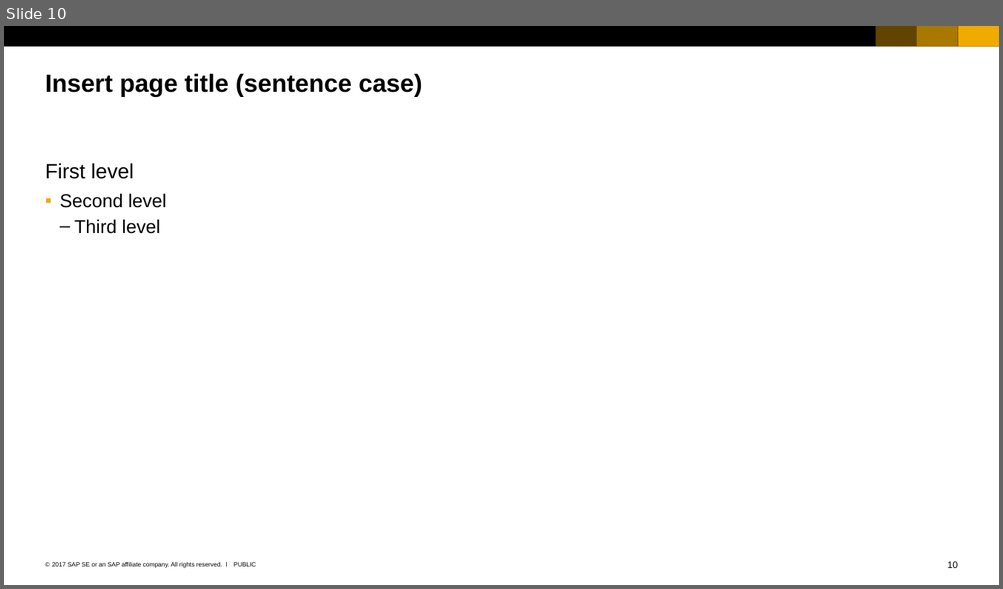
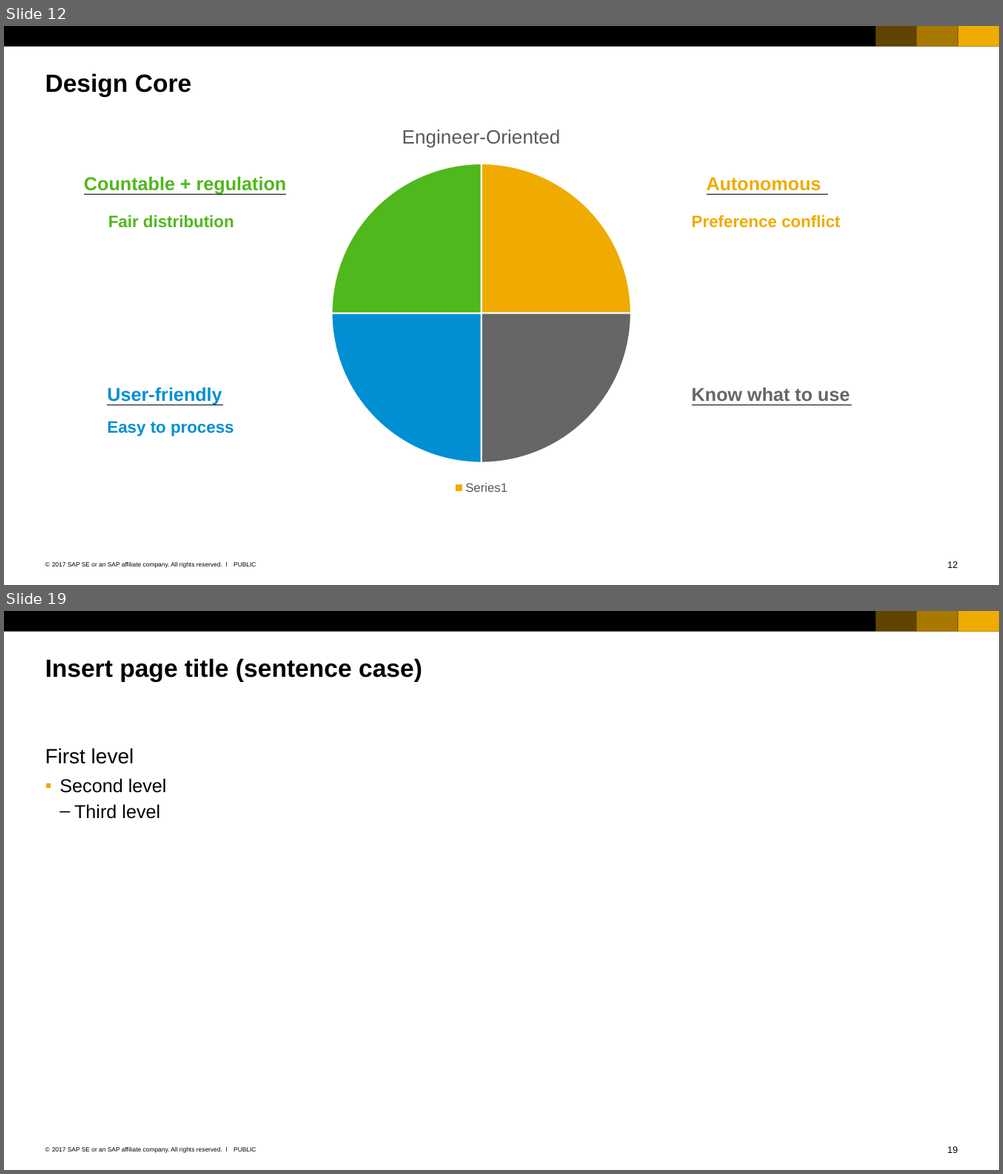
Before and after one commit to Ahaan17Saroch/Queue-Manager-Cloud-Dispatcher, a slide deck: SAP_2017_16x9_black_and_white.pptx. Shown one above the other, each under a label of ours: slide 10 before the commit, slides 12 and 19 after it; the slides between them are not shown. The pictures are 1003x589 and 1003x1174 pixels, drawn with LibreOffice and Linux fonts; fonts in the diff are those of the drawing. Boxes give left, top, right and bottom in pixels: in the first picture for what was removed or moved away, otherwise in the second. Text is boxed around its words. In the diff, an @@ line names an element or a change of style, - is before the commit and + after.

```diff
--- a/SAP_2017_16x9_black_and_white.pptx
+++ b/SAP_2017_16x9_black_and_white.pptx
@@ slide 12 added at (x1=4, y1=26, x2=999, y2=585), background #FFFFFF; not listed: 7 template elements that a slide beside it also shows @@
@@ title added at (x1=45, y1=73, x2=192, y2=97), 24 pt, text #000000, bold @@
+Design Core
@@ pie chart added at (x1=189, y1=108, x2=774, y2=497) @@
+title "Engineer-Oriented"
+categories: , , , 
+Engineer-Oriented: 25, 25, 25, 25
@@ text added at (x1=84, y1=176, x2=287, y2=194), 18 pt, text #4FB81C, bold @@
+Countable + regulation
@@ text added at (x1=706, y1=177, x2=821, y2=191), 18 pt, text #F0AB00, bold @@
+Autonomous
@@ line added from (84, 195) to (286, 195), #000000 0.75 pt @@
@@ line added from (706, 195) to (827, 195), #000000 0.75 pt @@
@@ text added at (x1=108, y1=215, x2=234, y2=228), 16 pt, text #4FB81C, bold @@
+Fair distribution
@@ text added at (x1=691, y1=215, x2=839, y2=228), 16 pt, text #F0AB00, bold @@
+Preference conflict
@@ text added at (x1=107, y1=387, x2=222, y2=406), 18 pt, text #008FD3, bold @@
+User-friendly
@@ text added at (x1=691, y1=388, x2=849, y2=406), 18 pt, text #666666, bold @@
+Know what to use
@@ text added at (x1=107, y1=421, x2=234, y2=437), 16 pt, text #008FD3, bold @@
+Easy to process
@@ line added from (107, 406) to (223, 406), #000000 0.75 pt @@
@@ line added from (691, 406) to (851, 406), #000000 0.75 pt @@
@@ what was slide 10 is now slide 19 @@
@@ page number at (x1=947, y1=1147, x2=957, y2=1153): text changed @@
-10
+19
```
Also in this commit, not shown: 14 other slides added, 6 slides removed, 1 other file.
